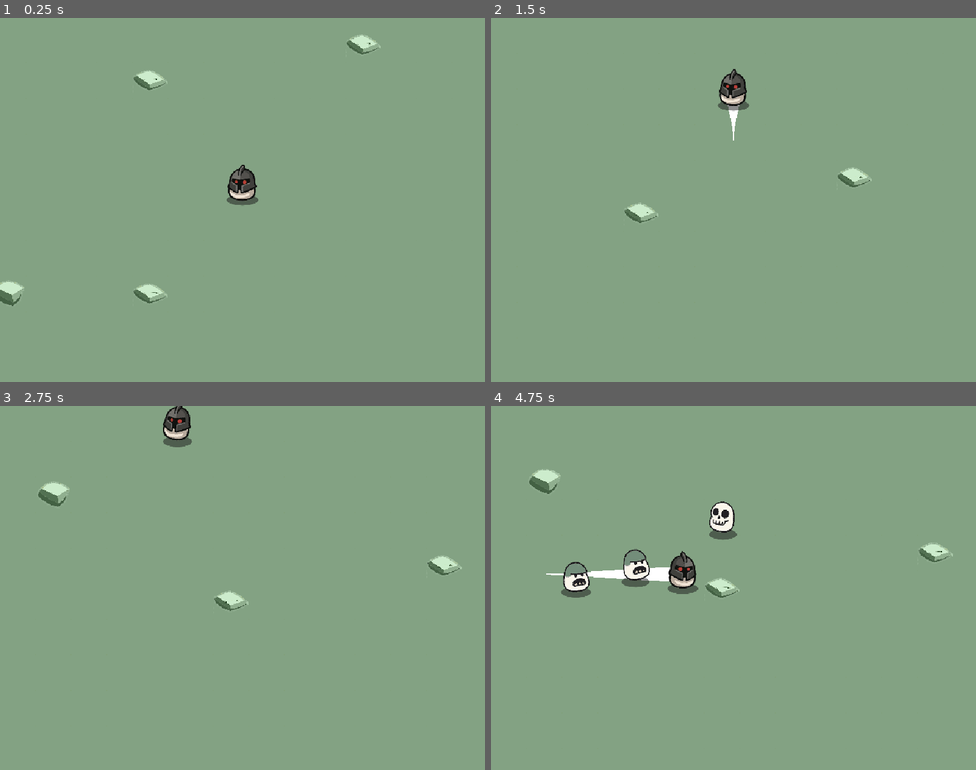
Above: before the commit, frames 1-4 (two rows, left to right).
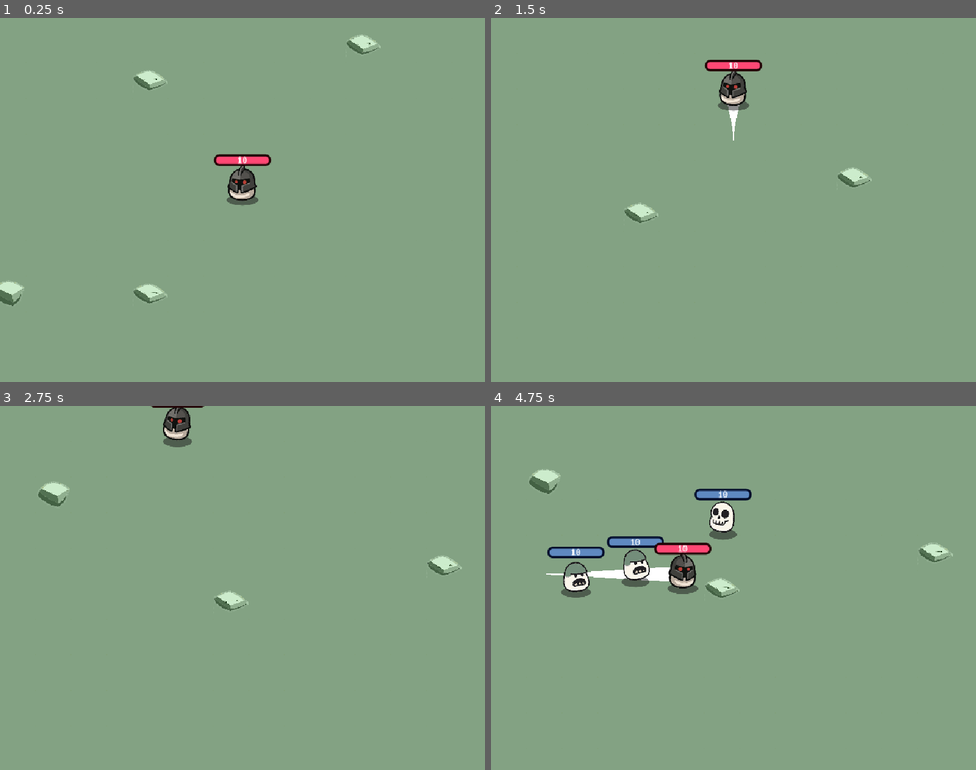
Above: after the commit, the same moments.

Repository: leexiaohui1997/brotato
Game: Godot game, scene res://scenes/game/game.tscn
Same seed, same stepped clock (60 frames per second), same inputs: the game is played once before the commit and once after it. The project has no main scene, so this scene is started directly.
Inputs:
- Up to frame 1 (0.25 s): no input
- Up to frame 2 (1.5 s): hold Space (dash) 0.53-1.28 s; hold W (up) from 0.53 s (still down); tap Space (dash) at 1.35 s
- Up to frame 3 (2.75 s): release W (up) at 2.03 s; hold A (left) from 2.03 s (still down); hold Space (dash) from 2.03 s (still down)
- Up to frame 4 (4.75 s): release Space (dash) at 2.78 s; tap Space (dash) at 2.85, 4.35 s; release A (left) at 3.53 s; hold S (down) 3.53-4.28 s; hold Space (dash) 3.53-4.28 s; hold D (right) from 4.28 s (still down)

The runs differ from the first frame. In frame 1, 0.4% of the frame differs, in the area x 44-56%, y 37-41%; in frame 2, 0.4%; in frame 3, less than 0.1%; in frame 4, 1.5%, in the area x 11-54%, y 22-42%.

Commit message:
feat(ui): 新增血条控件并接入单位生命
- 新增 HealthBar 控件，支持英雄/敌人两套主题样式
- UnitCommon 新增 health 与 max_health 属性及变更信号
- UnitCommon 场景挂载 HealthBar 并绑定 reference
- 修复 HealthBar 方法名遮蔽内置 update 及 reference 空引用问题

Diff:
--- /dev/null
+++ b/scenes/ui/health_bar/health_bar.gd
@@ -0,0 +1,30 @@
+extends Control
+class_name HealthBar
+
+const HERO_BG = preload("uid://bn3i5y75cufjv")
+const HERO_FILL = preload("uid://p4m853syg5p8")
+
+@export var reference: UnitCommon
+
+@onready var progress_bar: ProgressBar = $ProgressBar
+@onready var label: Label = $Label
+
+func refresh() -> void:
+	if not reference: return
+	var denominator = reference.max_health if reference.max_health > 0 else 1
+	progress_bar.value = reference.health / float(denominator)
+	label.text = str(reference.health)
+
+func _ready() -> void:
+	if not reference: return
+	refresh()
+	reference.on_health_changed.connect(refresh)
+	reference.on_max_health_changed.connect(refresh)
+	if Global.game and Global.game.player == reference:
+		progress_bar.add_theme_stylebox_override("background", HERO_BG)
+		progress_bar.add_theme_stylebox_override("fill", HERO_FILL)
+
+func _exit_tree() -> void:
+	if not reference: return
+	reference.on_health_changed.disconnect(refresh)
+	reference.on_max_health_changed.disconnect(refresh)
--- /dev/null
+++ b/scenes/ui/health_bar/health_bar.tscn
@@ -0,0 +1,42 @@
+[gd_scene format=3 uid="uid://ifmw1e7gycc8"]
+
+[ext_resource type="Script" uid="uid://co3fdvhrapaw3" path="res://scenes/ui/health_bar/health_bar.gd" id="1_07cyp"]
+[ext_resource type="StyleBox" uid="uid://p2c06sbtmykg" path="res://scenes/ui/health_bar/styles/enemy_bg.tres" id="2_07cyp"]
+[ext_resource type="StyleBox" uid="uid://dekslv4fjbhjb" path="res://scenes/ui/health_bar/styles/enemy_fill.tres" id="3_v8cic"]
+
+[sub_resource type="LabelSettings" id="LabelSettings_bslxb"]
+font_size = 14
+
+[node name="HealthBar" type="Control" unique_id=1831408364]
+custom_minimum_size = Vector2(72, 16)
+custom_maximum_size = Vector2(80, 16)
+layout_mode = 3
+anchors_preset = 0
+offset_right = 72.0
+offset_bottom = 16.0
+script = ExtResource("1_07cyp")
+
+[node name="ProgressBar" type="ProgressBar" parent="." unique_id=432122710]
+layout_mode = 1
+anchors_preset = 15
+anchor_right = 1.0
+anchor_bottom = 1.0
+grow_horizontal = 2
+grow_vertical = 2
+theme_override_styles/background = ExtResource("2_07cyp")
+theme_override_styles/fill = ExtResource("3_v8cic")
+max_value = 1.0
+value = 0.5
+show_percentage = false
+
+[node name="Label" type="Label" parent="." unique_id=550996647]
+layout_mode = 1
+anchors_preset = 15
+anchor_right = 1.0
+anchor_bottom = 1.0
+grow_horizontal = 2
+grow_vertical = 2
+text = "10"
+label_settings = SubResource("LabelSettings_bslxb")
+horizontal_alignment = 1
+vertical_alignment = 1
--- /dev/null
+++ b/scenes/ui/health_bar/styles/enemy_bg.tres
@@ -0,0 +1,13 @@
+[gd_resource type="StyleBoxFlat" format=3 uid="uid://p2c06sbtmykg"]
+
+[resource]
+content_margin_left = 2.0
+content_margin_top = 2.0
+content_margin_right = 2.0
+content_margin_bottom = 2.0
+bg_color = Color(0.015686275, 0.05490196, 0.16862746, 1)
+corner_radius_top_left = 8
+corner_radius_top_right = 8
+corner_radius_bottom_right = 8
+corner_radius_bottom_left = 8
+corner_detail = 6
--- /dev/null
+++ b/scenes/ui/health_bar/styles/enemy_fill.tres
@@ -0,0 +1,18 @@
+[gd_resource type="StyleBoxFlat" format=3 uid="uid://dekslv4fjbhjb"]
+
+[resource]
+content_margin_left = 2.0
+content_margin_top = 2.0
+content_margin_right = 2.0
+content_margin_bottom = 2.0
+bg_color = Color(0.37254903, 0.5372549, 0.75686276, 1)
+border_width_left = 3
+border_width_top = 3
+border_width_right = 3
+border_width_bottom = 3
+border_color = Color(0.015686275, 0.05490196, 0.16862746, 1)
+corner_radius_top_left = 6
+corner_radius_top_right = 6
+corner_radius_bottom_right = 6
+corner_radius_bottom_left = 6
+corner_detail = 6
--- /dev/null
+++ b/scenes/ui/health_bar/styles/hero_bg.tres
@@ -0,0 +1,13 @@
+[gd_resource type="StyleBoxFlat" format=3 uid="uid://bn3i5y75cufjv"]
+
+[resource]
+content_margin_left = 2.0
+content_margin_top = 2.0
+content_margin_right = 2.0
+content_margin_bottom = 2.0
+bg_color = Color(0.13725491, 0.019607844, 0.02745098, 1)
+corner_radius_top_left = 8
+corner_radius_top_right = 8
+corner_radius_bottom_right = 8
+corner_radius_bottom_left = 8
+corner_detail = 6
--- /dev/null
+++ b/scenes/ui/health_bar/styles/hero_fill.tres
@@ -0,0 +1,18 @@
+[gd_resource type="StyleBoxFlat" format=3 uid="uid://p4m853syg5p8"]
+
+[resource]
+content_margin_left = 2.0
+content_margin_top = 2.0
+content_margin_right = 2.0
+content_margin_bottom = 2.0
+bg_color = Color(1, 0.28235295, 0.45490196, 1)
+border_width_left = 3
+border_width_top = 3
+border_width_right = 3
+border_width_bottom = 3
+border_color = Color(0.13725491, 0.019607844, 0.02745098, 1)
+corner_radius_top_left = 6
+corner_radius_top_right = 6
+corner_radius_bottom_right = 6
+corner_radius_bottom_left = 6
+corner_detail = 6
--- a/scenes/units/common/unit_common.gd
+++ b/scenes/units/common/unit_common.gd
@@ -2,6 +2,8 @@
 class_name UnitCommon
 
 signal on_dash_start
+signal on_health_changed
+signal on_max_health_changed
 
 const UNIT_BASE = preload("uid://c1l18o0sk0hw1")
 
@@ -27,6 +29,18 @@
 		if is_dashing:
 			s *= stats.dash_speed_multi
 		return s
+
+## 当前生命
+var health: int = 10:
+	set(value):
+		health = value
+		on_health_changed.emit()
+
+## 生命上限
+var max_health: int = 10:
+	set(value):
+		max_health = value
+		on_max_health_changed.emit()
 
 func create_unit() -> void:
 	if unit_node: return
--- a/scenes/units/common/unit_common.tscn
+++ b/scenes/units/common/unit_common.tscn
@@ -1,6 +1,7 @@
 [gd_scene format=3 uid="uid://cupf41ydqkiqd"]
 
 [ext_resource type="Script" uid="uid://cpwa47o4vxibr" path="res://scenes/units/common/unit_common.gd" id="1_86lwb"]
+[ext_resource type="PackedScene" uid="uid://ifmw1e7gycc8" path="res://scenes/ui/health_bar/health_bar.tscn" id="2_givmi"]
 
 [node name="UnitCommon" type="Node2D" unique_id=103573091]
 script = ExtResource("1_86lwb")
@@ -17,4 +18,16 @@
 unique_name_in_owner = true
 one_shot = true
 
+[node name="HealthBar" parent="." unique_id=1831408364 node_paths=PackedStringArray("reference") instance=ExtResource("2_givmi")]
+z_index = 1
+anchors_preset = -1
+anchor_left = 0.5
+anchor_right = 0.5
+offset_left = -40.0
+offset_top = -64.0
+offset_right = 40.0
+offset_bottom = -48.0
+grow_horizontal = 2
+reference = NodePath("..")
+
 [connection signal="timeout" from="Timers/DashTimer" to="." method="_on_dash_timer_timeout"]
Not shown, added: scenes/ui/health_bar/health_bar.gd.uid
